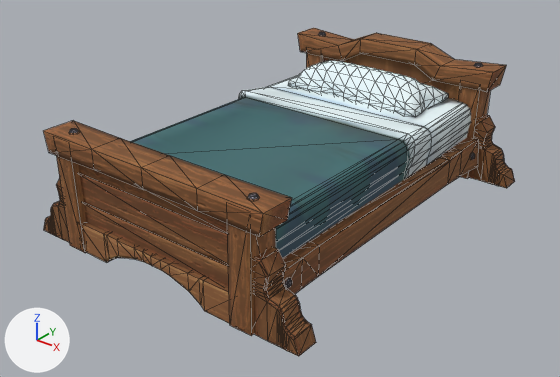
Renders of the glTF model game/data/meshes/props/Bed_Twin1.gltf from each side of a commit.
The view is the same before and after, from a 50 mm lens placed at (2.63, -3.43, 2.2), pointed at (0.0, -0.14, 0.17). Arrows for +X, +Y and +Z are at lower left; the lights stay in place. The picture after the commit comes second. Mesh edges are drawn as thin lines. Vertices at exactly the same position are counted once.

The older version as bpy lines, for what is in view:
```python
me_cube_188 = bpy.data.meshes.new('Cube.188')
me_cube_188.from_pydata(...)  # 942 vertices, 1600 faces; spans x -0.94..0.94, y -1.21..1.21, z 0.0..0.81
# faces by material slot: [996, 176, 428]
me_cube_188.materials.append(mat_mi_trim_furniture)
me_cube_188.materials.append(mat_mi_trim_metal)
me_cube_188.materials.append(mat_mi_trim_cloth)
ob_bed_twin1 = bpy.data.objects.new('Bed_Twin1', me_cube_188)
ob_bed_twin1.location = (0.0, 0.0, 0.0)
```
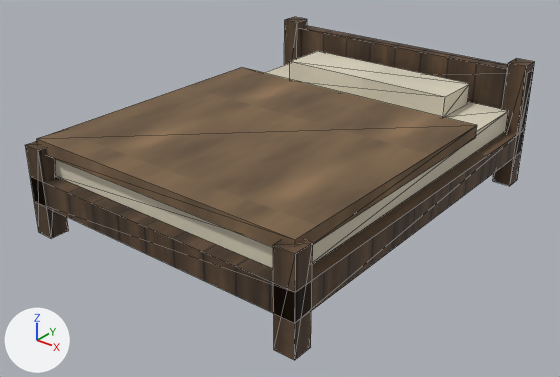
Changed parts and their boxes (x1, y1, x2, y2) in the pictures (560 x 377 px):
'Bed_Twin1', reshaped (8% wider): before (43, 28, 515, 356); after (25, 17, 535, 360)
part 1 of me_cube_188, added (brown): after (25, 141, 69, 239)
part 2 of me_cube_188, added (brown): after (284, 17, 307, 65)
part 3 of me_cube_188, added (brown): after (273, 240, 313, 360)
part 4 of me_cube_188, added (brown): after (493, 58, 535, 186)
part 5 of me_cube_188, added (mostly hidden): after (54, 63, 508, 268)
part 6 of me_cube_188, added: after (290, 51, 470, 117)
part 7 of me_cube_188, added (brown): after (37, 67, 477, 247)
part 8 of me_cube_188, rebuilt: before (130, 75, 471, 258); after (31, 26, 534, 323)
part 9 of me_cube_188, deleted (brown): before (43, 28, 515, 356)

The change in detail:
Picture 'T_Decor_Cloth_White_ORM.png' (img_t_decor_cloth_white_orm_png) is new.
Picture 'T_Decor_Cloth_White_Normal.png' (img_t_decor_cloth_white_normal_png) is new.
Picture 'T_Decor_Cloth_White_BaseColor.png' (img_t_decor_cloth_white_basecolor_png) is new.
Picture 'T_Decor_Fur_ORM.png' (img_t_decor_fur_orm_png) is new.
Picture 'T_Decor_Fur_Normal.png' (img_t_decor_fur_normal_png) is new.
Picture 'T_Decor_Fur_BaseColor.png' (img_t_decor_fur_basecolor_png) is new.
Picture 'T_Decor_Wood_Dark_Normal.png' (img_t_decor_wood_dark_normal_png) is new.
Picture 'T_Decor_Wood_Dark_BaseColor.png' (img_t_decor_wood_dark_basecolor_png) is new.
Picture 'T_Decor_Wood_Dark_ORM.png' (img_t_decor_wood_dark_orm_png) is new.
Material 'MI_Decor_Cloth_White' (mat_mi_decor_cloth_white) is new.
Uses the picture img_t_decor_cloth_white_basecolor_png.
Uses the picture img_t_decor_cloth_white_normal_png.
Uses the picture img_t_decor_cloth_white_orm_png.
Material 'MI_Decor_Fur' (mat_mi_decor_fur) is new.
Uses the picture img_t_decor_fur_basecolor_png.
Uses the picture img_t_decor_fur_normal_png.
Uses the picture img_t_decor_fur_orm_png.
Material 'MI_Decor_Wood_Dark' (mat_mi_decor_wood_dark) is new.
Uses the picture img_t_decor_wood_dark_basecolor_png.
Uses the picture img_t_decor_wood_dark_normal_png.
Uses the picture img_t_decor_wood_dark_orm_png.
me_cube_188 is used by ob_bed_twin1; location (0.0, 0.0, 0.0).
me_cube_188 had 942 vertices, 1600 faces and spanned x -0.94..0.94, y -1.21..1.21, z 0.0..0.81.
me_cube_188 no longer uses material mat_mi_trim_furniture.
me_cube_188 no longer uses material mat_mi_trim_metal.
me_cube_188 no longer uses material mat_mi_trim_cloth.
me_cube_188 now has 70 vertices, 108 faces and spans x -0.94..0.94, y -1.21..1.21, z 0.0..0.81.
me_cube_188 part 1: a new loose piece, a box spanning x -0.94..-0.82, y -1.21..-1.09, z 0.0..0.55, in mat_mi_decor_wood_dark.
me_cube_188 part 2: a new loose piece, a box spanning x -0.94..-0.82, y 1.09..1.21, z 0.0..0.81, in mat_mi_decor_wood_dark.
me_cube_188 part 3: a new loose piece, a box spanning x 0.82..0.94, y -1.21..-1.09, z 0.0..0.55, in mat_mi_decor_wood_dark.
me_cube_188 part 4: a new loose piece, a box spanning x 0.82..0.94, y 1.09..1.21, z 0.0..0.81, in mat_mi_decor_wood_dark.
me_cube_188 part 5: a new loose piece, a box spanning x -0.86..0.86, y -1.12..1.1, z 0.36..0.5, in mat_mi_decor_cloth_white.
me_cube_188 part 6: a new loose piece, a box spanning x -0.6..0.6, y 0.72..1.05, z 0.5..0.64, in mat_mi_decor_cloth_white.
me_cube_188 part 7: a new loose piece, a box spanning x -0.9..0.9, y -1.16..0.55, z 0.5..0.58, in mat_mi_decor_fur.
me_cube_188 part 8: the loose piece of 70 vertices spanning x -0.67..0.67, y -1.05..1.09, z 0.27..0.55 is rebuilt with 14 vertices and now spans x -0.94..0.94, y -1.21..1.21, z 0.2..0.76, in mat_mi_decor_wood_dark.
me_cube_188 part 9: 27 loose pieces with 872 vertices, spanning x -0.94..0.94, y -1.21..1.21, z 0.0..0.81, are deleted.
me_cube_188 gains material mat_mi_decor_wood_dark.
me_cube_188 gains material mat_mi_decor_cloth_white.
me_cube_188 gains material mat_mi_decor_fur.
